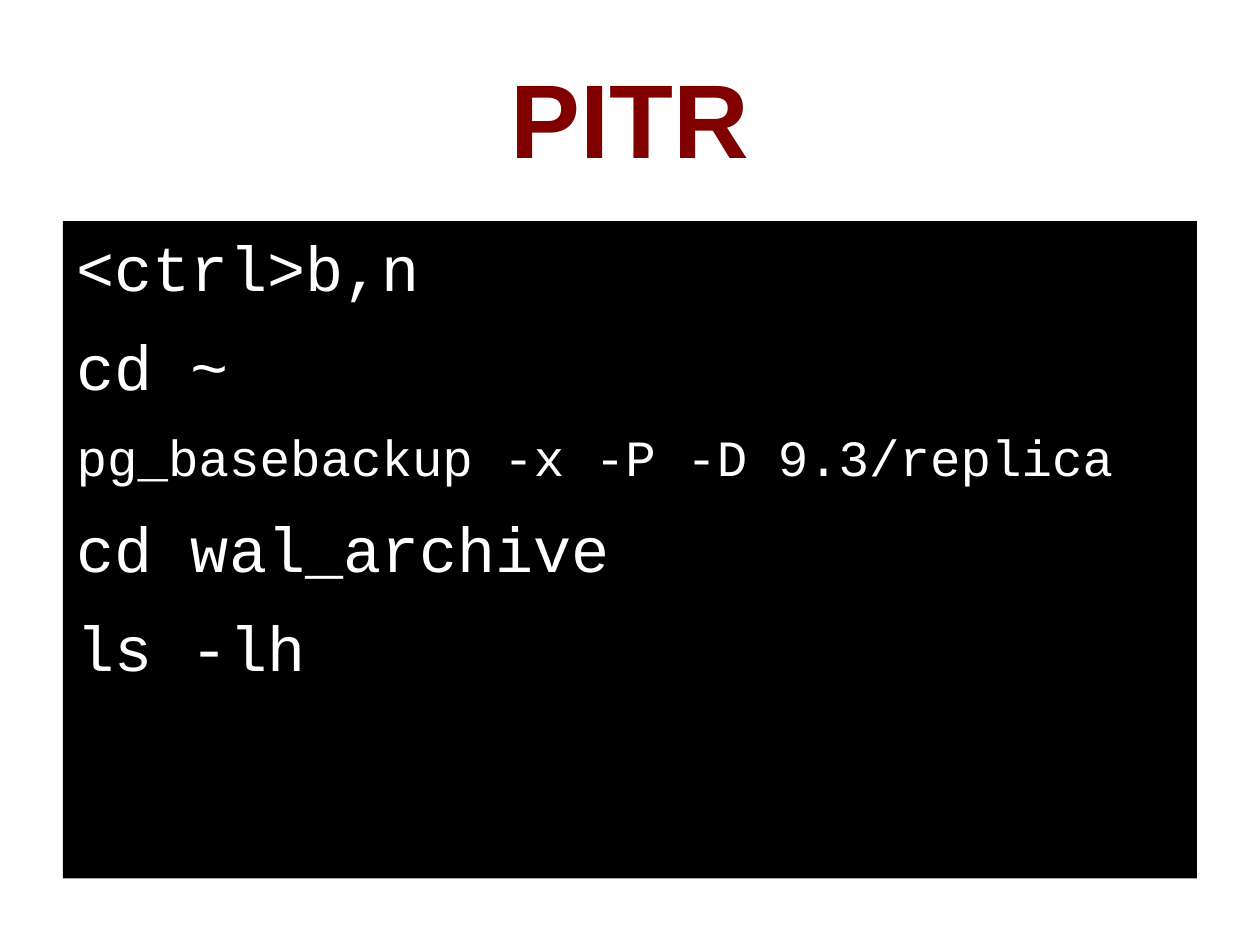
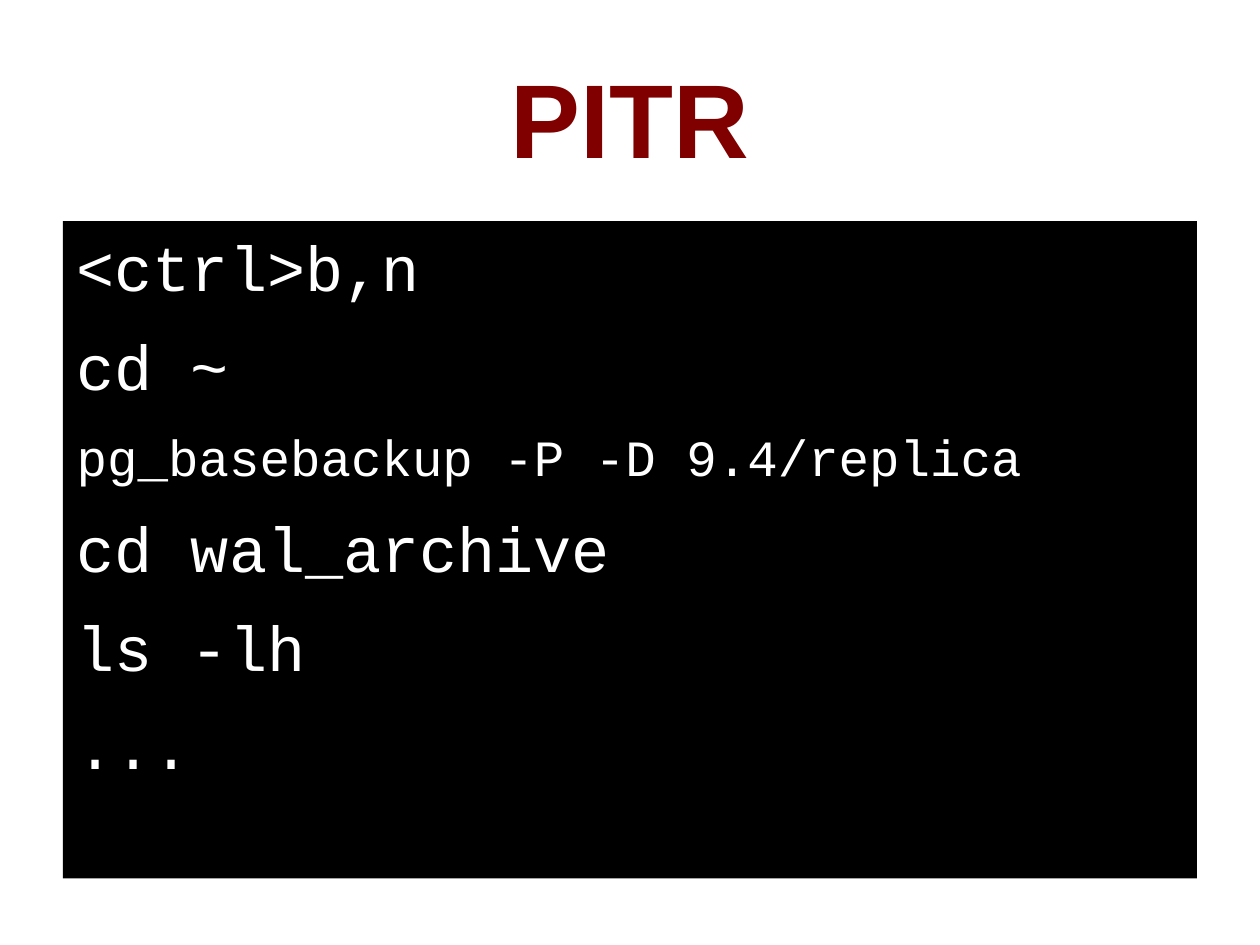
Before and after one commit to pgexperts/accidentalDBA, a slide deck: slide 103 of tutorial/accidental_dba.odp (slide 104 before the commit). Drawn at 1260x945 pixels with LibreOffice and Linux fonts; fonts in the diff are those of the drawing. Boxes give left, top, right and bottom in pixels: in the first picture for what was removed or moved away, otherwise in the second. Text is boxed around its words. In the diff, an @@ line names an element or a change of style, - is before the commit and + after.

Commit message:
Version 0.7. Removed PostGIS.  Added pg_stat_statements, PITR recovery exercise.  Ready for pgconfSV.

```diff
--- a/tutorial/accidental_dba.odp
+++ b/tutorial/accidental_dba.odp
@@ text at box(63, 221, 1197, 890): paragraph added @@
+...
@@ text at box(77, 439, 1021, 487): text changed @@
-pg_basebackup -x -P -D 9.3/replica
+pg_basebackup -P -D 9.4/replica
```
Also in this commit, not shown: 24 other slides changed, 3 slides added, 7 slides removed, 21 other files.
